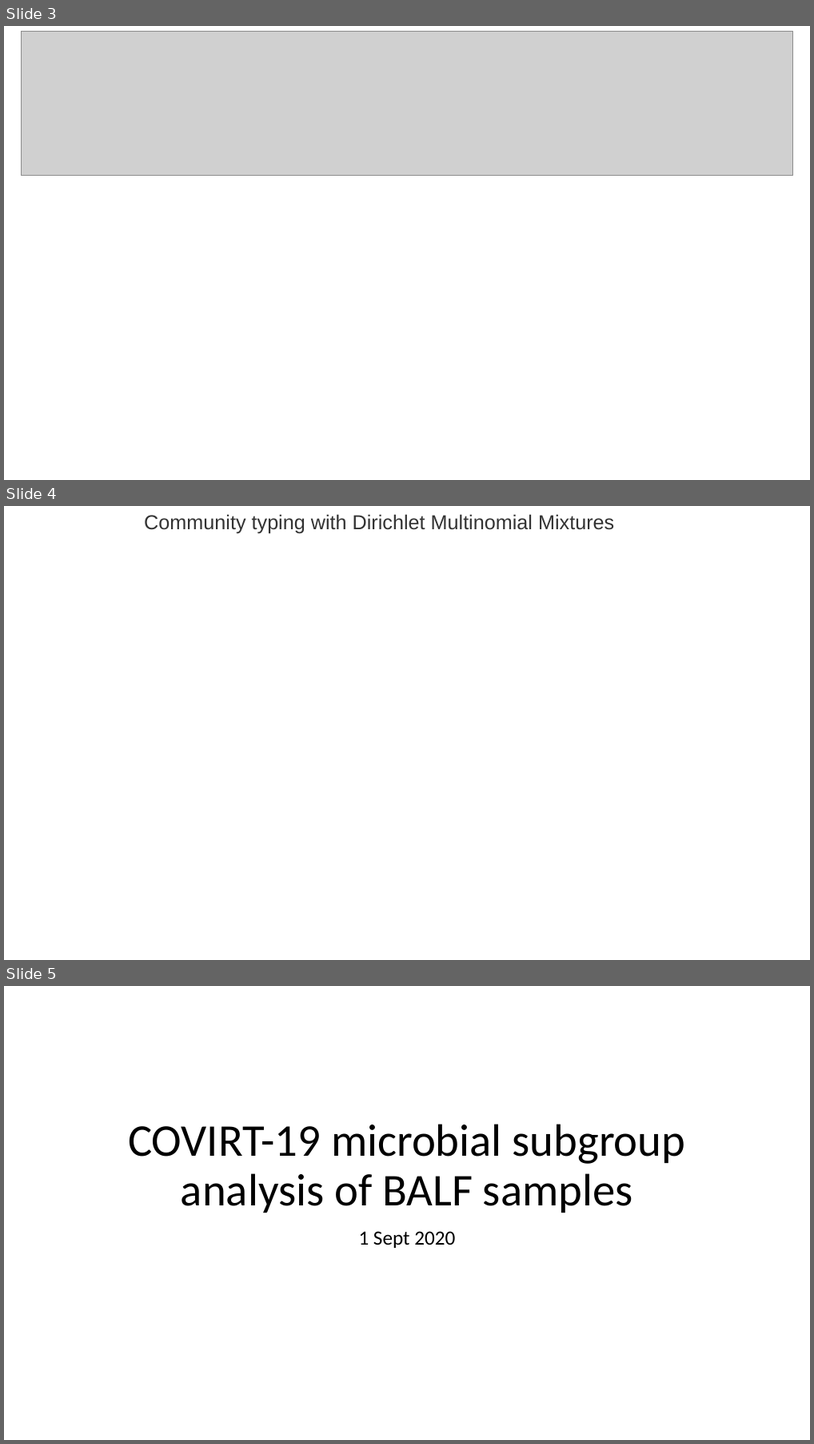
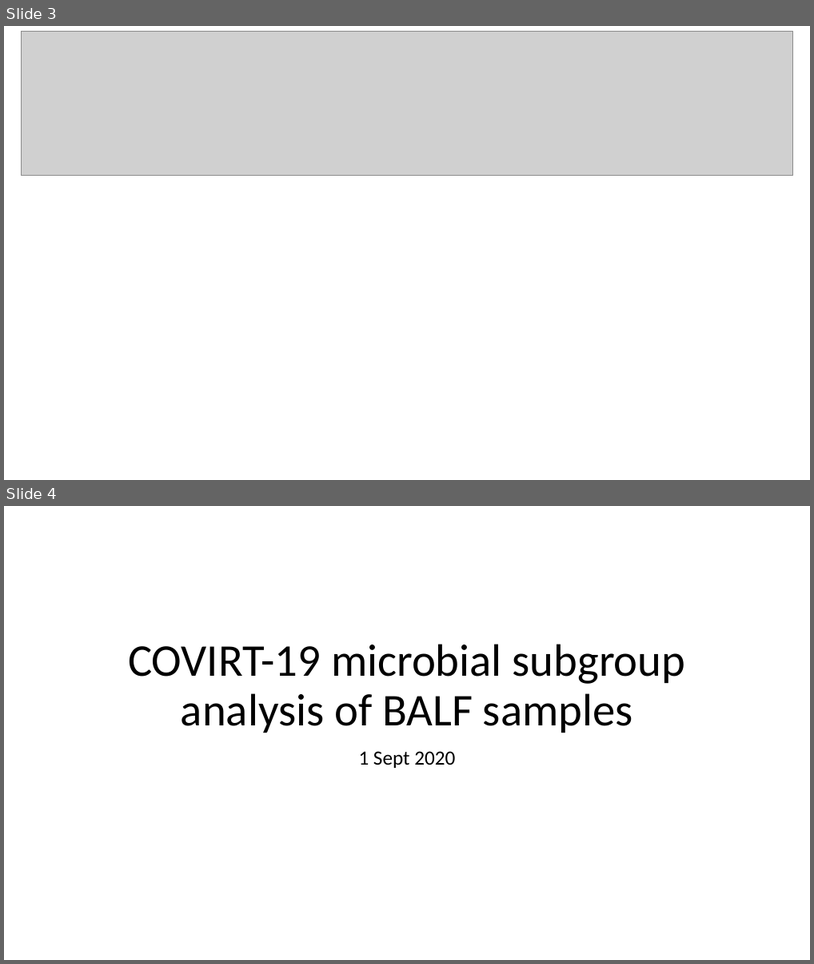
Before and after one commit to COV-IRT/microbial, a slide deck: Rdata/OSF_analysis/02Sept2020.pptx. Shown one above the other, each under a label of ours: slides 3, 4 and 5 before the commit, slides 3 and 4 after it. The pictures are 814x1444 and 814x964 pixels, drawn with LibreOffice and Linux fonts; fonts in the diff are those of the drawing; grey boxes stand for pictures; background and template pictures are left out. Boxes give left, top, right and bottom in pixels: in the first picture for what was removed or moved away, otherwise in the second. Text is boxed around its words. In the diff, an @@ line names an element or a change of style, - is before the commit and + after.

```diff
--- a/Rdata/OSF_analysis/02Sept2020.pptx
+++ b/Rdata/OSF_analysis/02Sept2020.pptx
@@ slide 4 removed at (4,506,810,960), background #FFFFFF @@
@@ title removed at (144,514,614,534) @@
-Community typing with Dirichlet Multinomial Mixtures
@@ what was slide 5 is now slide 4 @@
```
Also in this commit, not shown: 1 slide changed, 4 slides added, 1 other slide removed, 32 other files.
